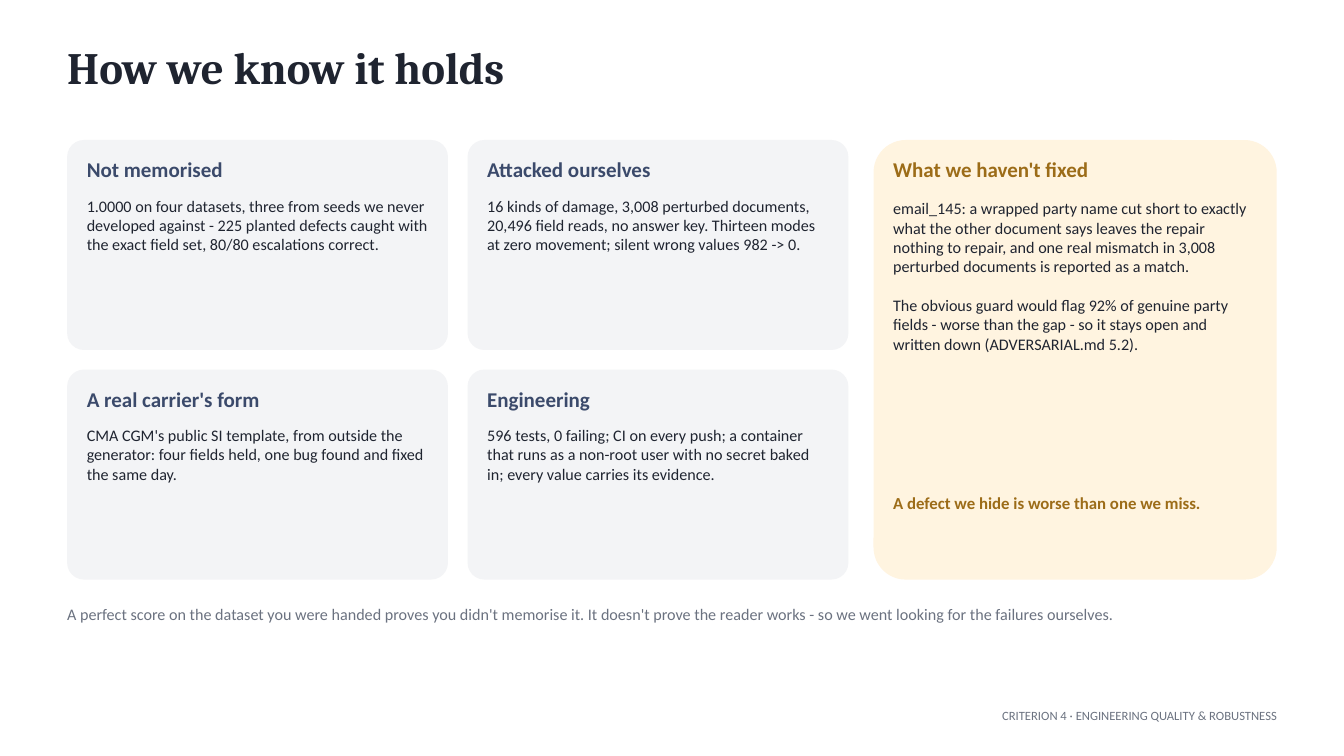
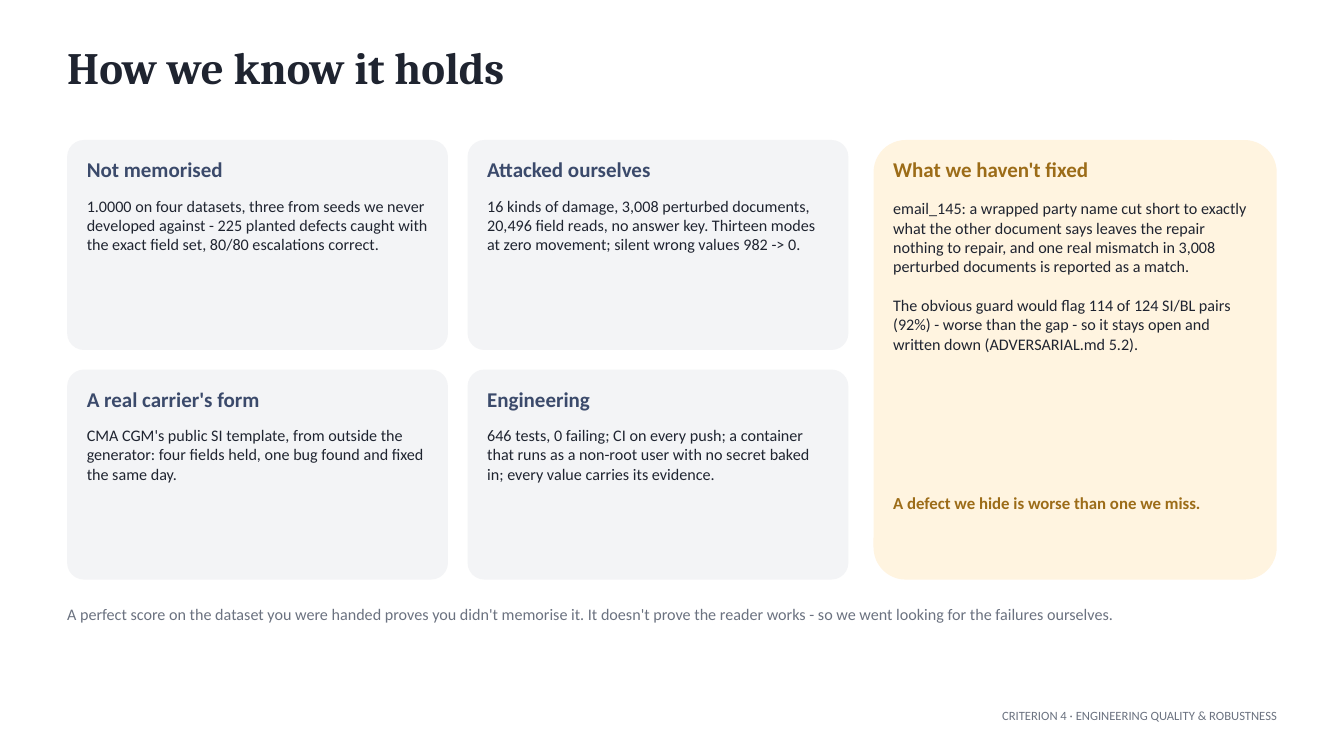
Before and after one commit to TCF1209/duocode-sentinel, a slide deck: slide 6 of docs/Sentinel-final-pitch.pptx. Drawn at 1344x756 pixels with LibreOffice and Linux fonts; fonts in the diff are those of the drawing. Boxes give left, top, right and bottom in pixels: in the first picture for what was removed or moved away, otherwise in the second. Text is boxed around its words. In the diff, an @@ line names an element or a change of style, - is before the commit and + after.

```diff
--- a/docs/Sentinel-final-pitch.pptx
+++ b/docs/Sentinel-final-pitch.pptx
@@ text at (x1=893, y1=299, x2=1231, y2=352): text changed @@
-The obvious guard would flag 92% of genuine party fields - worse than the gap - so it stays open and written down (ADVERSARIAL.md 5.2).
+The obvious guard would flag 114 of 124 SI/BL pairs (92%) - worse than the gap - so it stays open and written down (ADVERSARIAL.md 5.2).
@@ text at (x1=487, y1=430, x2=809, y2=483): text changed @@
-596 tests, 0 failing; CI on every push; a container that runs as a non-root user with no secret baked in; every value carries its evidence.
+646 tests, 0 failing; CI on every push; a container that runs as a non-root user with no secret baked in; every value carries its evidence.
```
Also in this commit, not shown: 2 other slides changed, 12 other files.
